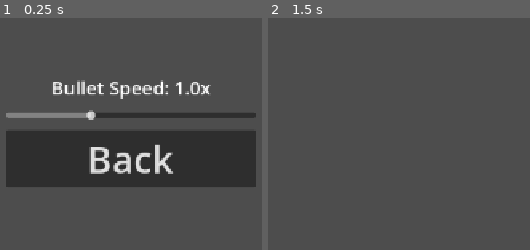
Above: before the commit, frames 1-2 (left to right).
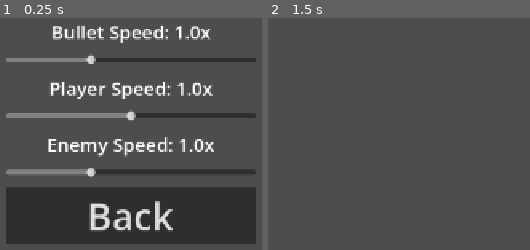
Above: after the commit, the same moments.

Repository: piotrrusak/coldcurve-vancouver
Game: Godot game, scene res://scenes/options/options.tscn
The game is run twice, just before and just after one commit, with the same random seed, the same clock (stepped at 60 frames per second) and the same inputs. This scene is started directly instead of the project's main scene.
Inputs (mouse positions are in pixels of both pictures, inside the frame that each line leads up to):
- Up to frame 1 (0.25 s): no input
- Up to frame 2 (1.5 s): tap Enter at 0.5 s; move the mouse to (outside the picture) at 0.52 s; hold D (move_right) 0.53-1.25 s; click "Back" at 1.25 s

The runs differ from the first frame. In frame 1, 50% of the frame differs, in the area x 2-98%, y 3-98%; in frame 2, nothing differs.

Commit message:
Added more option

Diff:
--- a/scenes/options/options.tscn
+++ b/scenes/options/options.tscn
@@ -13,9 +13,9 @@
 anchor_right = 0.5
 anchor_bottom = 0.5
 offset_left = -200.0
-offset_top = -120.0
+offset_top = -180.0
 offset_right = 200.0
-offset_bottom = 120.0
+offset_bottom = 180.0
 grow_horizontal = 2
 grow_vertical = 2
 alignment = 1
@@ -32,9 +32,35 @@
 step = 0.1
 value = 1.0
 
+[node name="PlayerSpeedLabel" type="Label" parent="Container"]
+theme_override_font_sizes/font_size = 30
+text = "Player Speed: 1.0x"
+horizontal_alignment = 1
+
+[node name="PlayerSpeedSlider" type="HSlider" parent="Container"]
+custom_minimum_size = Vector2(400, 40)
+min_value = 0.5
+max_value = 1.5
+step = 0.1
+value = 1.0
+
+[node name="EnemySpeedLabel" type="Label" parent="Container"]
+theme_override_font_sizes/font_size = 30
+text = "Enemy Speed: 1.0x"
+horizontal_alignment = 1
+
+[node name="EnemySpeedSlider" type="HSlider" parent="Container"]
+custom_minimum_size = Vector2(400, 40)
+min_value = 0.5
+max_value = 2.0
+step = 0.1
+value = 1.0
+
 [node name="BackButton" type="Button" parent="Container"]
 theme_override_font_sizes/font_size = 60
 text = "Back"
 
 [connection signal="value_changed" from="Container/BulletSpeedSlider" to="." method="_on_bullet_speed_slider_value_changed"]
+[connection signal="value_changed" from="Container/PlayerSpeedSlider" to="." method="_on_player_speed_slider_value_changed"]
+[connection signal="value_changed" from="Container/EnemySpeedSlider" to="." method="_on_enemy_speed_slider_value_changed"]
 [connection signal="pressed" from="Container/BackButton" to="." method="_on_back_button_pressed"]
--- a/scripts/enemies/base_enemy.gd
+++ b/scripts/enemies/base_enemy.gd
@@ -47,6 +47,7 @@
 			_engage.process(delta)
 
 	_sight.update_cone()
+	velocity *= GameSettings.enemy_speed_multiplier
 	move_and_slide()
 
 func _on_shoot_timer_timeout():
--- a/scripts/game_settings.gd
+++ b/scripts/game_settings.gd
@@ -2,3 +2,5 @@
 
 var enemy_spawn_rate: float = 5.0
 var bullet_speed_multiplier: float = 1.0
+var player_speed_multiplier: float = 1.0
+var enemy_speed_multiplier: float = 1.0
--- a/scripts/options/options.gd
+++ b/scripts/options/options.gd
@@ -5,6 +5,10 @@
 func _ready():
 	$Container/BulletSpeedSlider.value = GameSettings.bullet_speed_multiplier
 	_update_bullet_label(GameSettings.bullet_speed_multiplier)
+	$Container/PlayerSpeedSlider.value = GameSettings.player_speed_multiplier
+	_update_player_label(GameSettings.player_speed_multiplier)
+	$Container/EnemySpeedSlider.value = GameSettings.enemy_speed_multiplier
+	_update_enemy_label(GameSettings.enemy_speed_multiplier)
 
 func _on_bullet_speed_slider_value_changed(value: float):
 	GameSettings.bullet_speed_multiplier = value
@@ -13,6 +17,20 @@
 func _update_bullet_label(value: float):
 	$Container/BulletSpeedLabel.text = "Bullet Speed: %.1fx" % value
 
+func _on_player_speed_slider_value_changed(value: float):
+	GameSettings.player_speed_multiplier = value
+	_update_player_label(value)
+
+func _update_player_label(value: float):
+	$Container/PlayerSpeedLabel.text = "Player Speed: %.1fx" % value
+
+func _on_enemy_speed_slider_value_changed(value: float):
+	GameSettings.enemy_speed_multiplier = value
+	_update_enemy_label(value)
+
+func _update_enemy_label(value: float):
+	$Container/EnemySpeedLabel.text = "Enemy Speed: %.1fx" % value
+
 func _on_back_button_pressed():
 	back.emit()
 	queue_free()
--- a/scripts/player/player.gd
+++ b/scripts/player/player.gd
@@ -42,7 +42,7 @@
 	if Input.is_action_pressed("move_up"):
 		dir.y -= 1
 
-	velocity = dir.normalized() * speed if dir.length() > 0 else Vector2.ZERO
+	velocity = dir.normalized() * speed * GameSettings.player_speed_multiplier if dir.length() > 0 else Vector2.ZERO
 	move_and_slide()
 	position = position.clamp(Vector2.ZERO, screen_size * 10)
 
